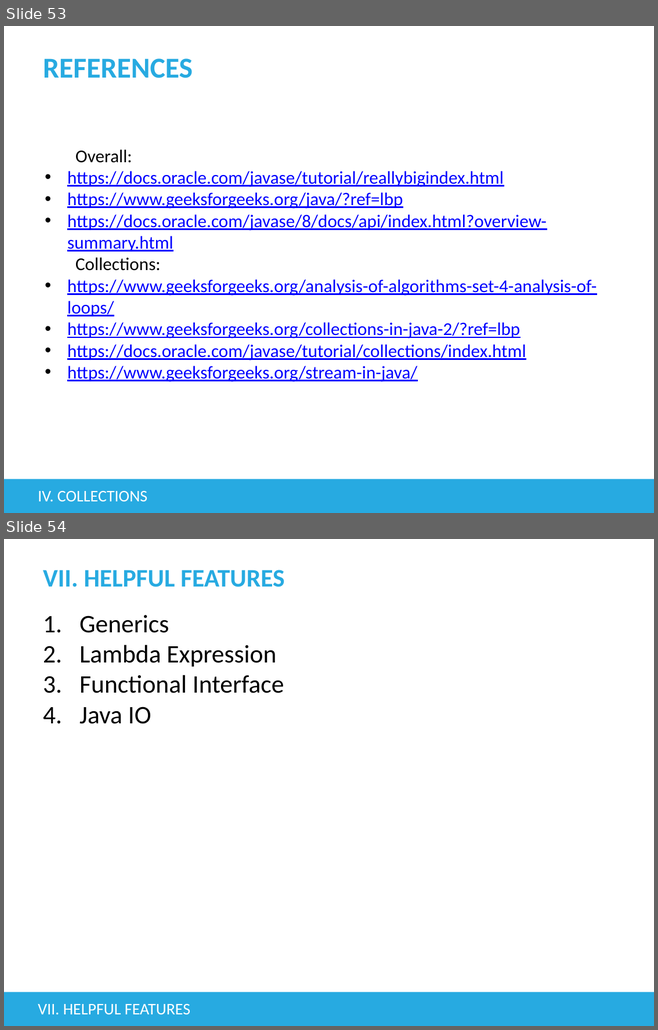
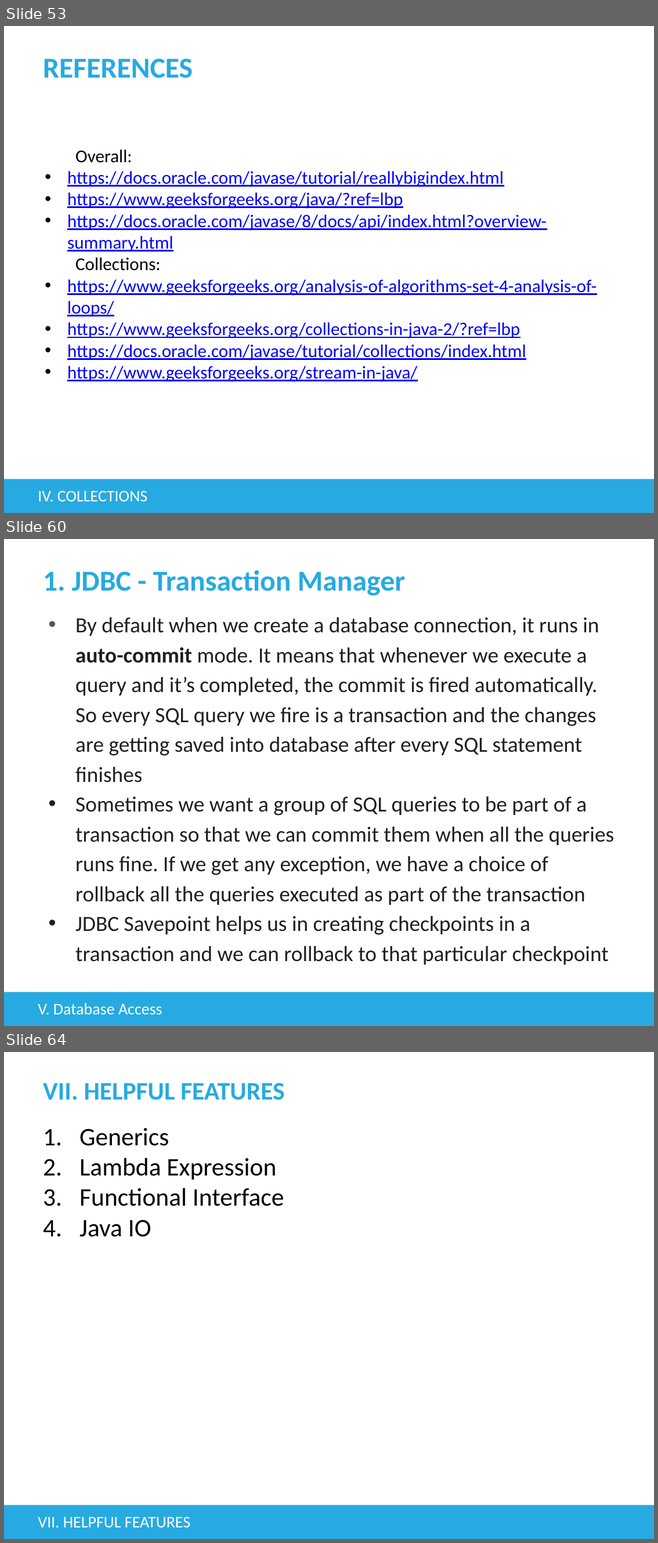
Before and after one commit to tienphat14/java-exercise, a slide deck: src/main/resources/Basic Java.pptx. Shown one above the other, each under a label of ours: slides 53 and 54 before the commit, slides 53, 60 and 64 after it; the slides between them are not shown. The pictures are 658x1030 and 658x1543 pixels, drawn with LibreOffice and Linux fonts; fonts in the diff are those of the drawing; background and template pictures are left out. Boxes give left, top, right and bottom in pixels: in the first picture for what was removed or moved away, otherwise in the second. Text is boxed around its words. In the diff, an @@ line names an element or a change of style, - is before the commit and + after.

Commit message:
databaseaccess - example

```diff
--- a/src/main/resources/Basic Java.pptx
+++ b/src/main/resources/Basic Java.pptx
@@ slide 60 added at [4, 539, 654, 1026], background #FFFFFF; not listed: 1 template element that a slide beside it also shows @@
@@ title added at [43, 570, 405, 596], 32 pt, text #27AAE1, bold @@
+1. JDBC - Transaction Manager
@@ text added at [75, 617, 614, 965], 24 pt, text #1D1F20 @@
+• By default when we create a database connection, it runs in auto-commit mode. It means that whenever we execute a query and it’s completed, the commit is fired automatically. So every SQL query we fire is a transaction and the changes are getting saved into database after every SQL statement finishes
+• Sometimes we want a group of SQL queries to be part of a transaction so that we can commit them when all the queries runs fine. If we get any exception, we have a choice of rollback all the queries executed as part of the transaction
+• JDBC Savepoint helps us in creating checkpoints in a transaction and we can rollback to that particular checkpoint
@@ text added at [38, 1003, 162, 1015], 18 pt, text #FFFFFF @@
+V. Database Access
@@ what was slide 54 is now slide 64 @@
```
Also in this commit, not shown: 1 slide changed, 9 other slides added, 17 other files.
